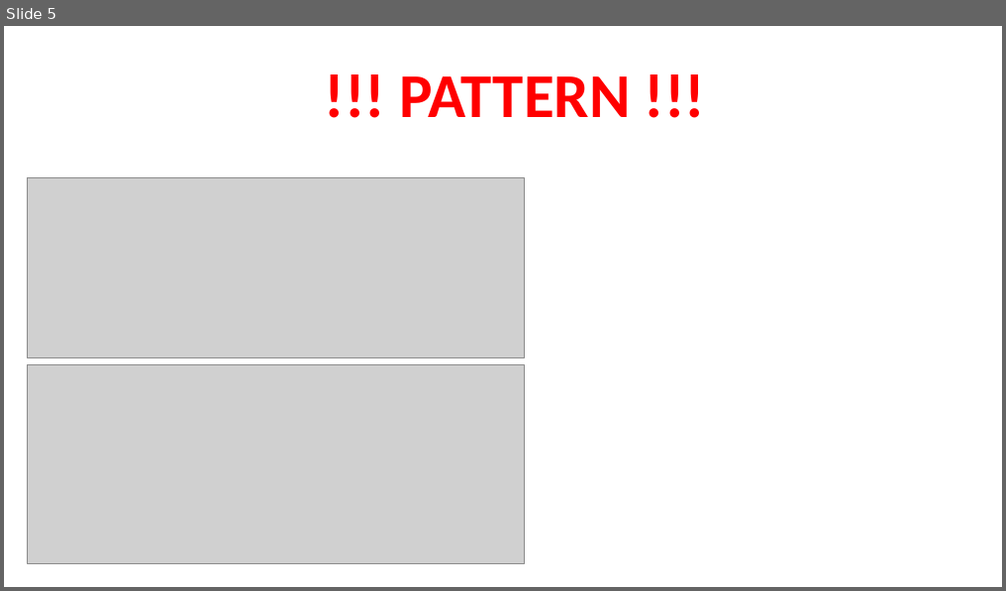
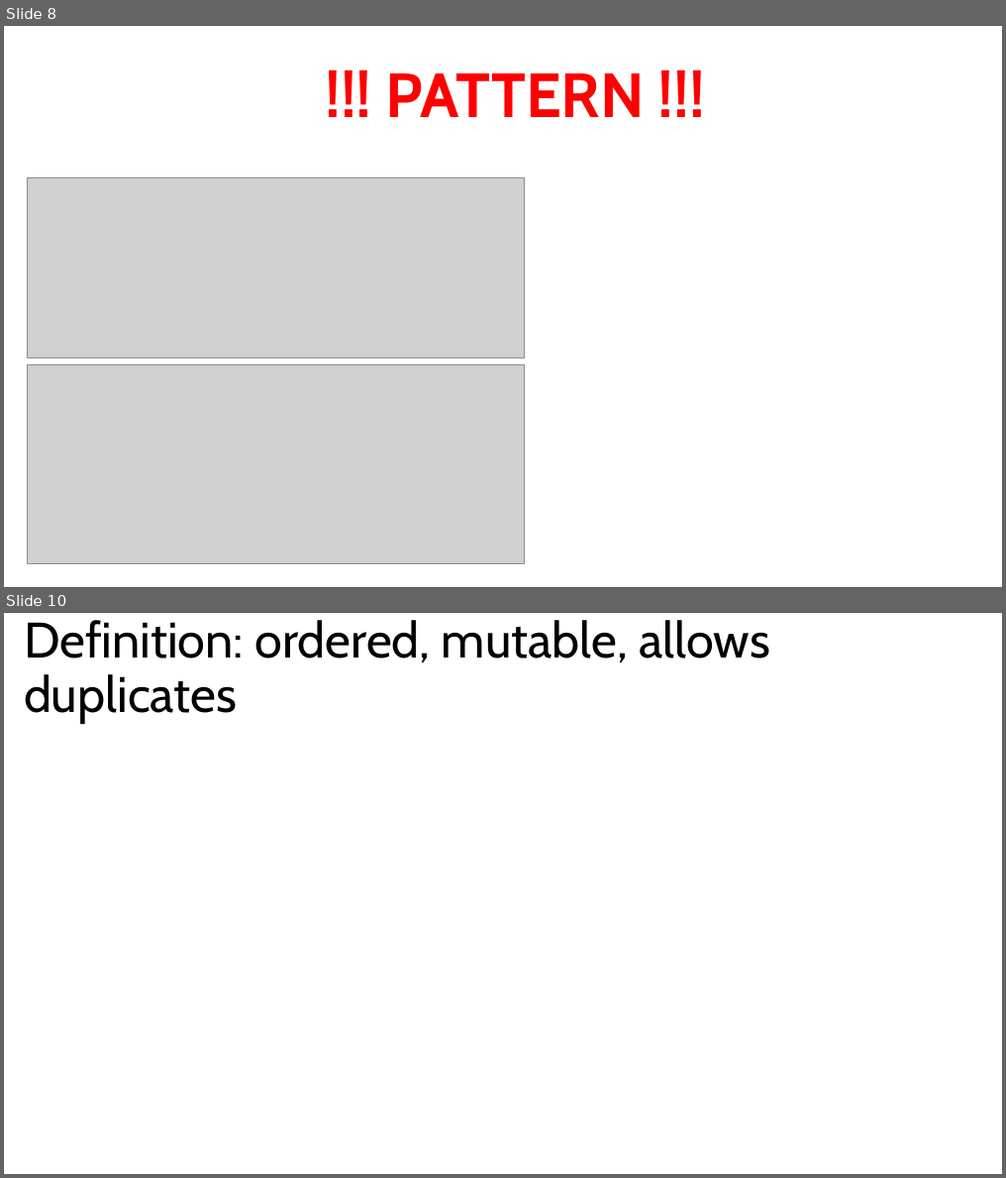
Before and after one commit to Chenct-jonathan/25ss_PyLab, a slide deck: slides/Python_Workshop_9.pptx. Shown one above the other, each under a label of ours: slide 5 before the commit, slides 8 and 10 after it; the slides between them are not shown. The pictures are 1006x591 and 1006x1178 pixels, drawn with LibreOffice and Linux fonts; fonts in the diff are those of the drawing; grey boxes stand for pictures. Boxes give left, top, right and bottom in pixels: in the first picture for what was removed or moved away, otherwise in the second. Text is boxed around its words. In the diff, an @@ line names an element or a change of style, - is before the commit and + after.

```diff
--- a/slides/Python_Workshop_9.pptx
+++ b/slides/Python_Workshop_9.pptx
@@ slide 10 added at (4,613,1002,1174), background #FFFFFF @@
@@ title added at (24,620,770,723), 48 pt, text #000000 @@
+Definition: ordered, mutable, allows duplicates
@@ what was slide 5 is now slide 8 @@
@@ slide 8 changed as well @@
@@ title "!!! PATTERN !!!" at (386,74,645,117): font Calibri to Cabin @@
```
Also in this commit, not shown: 4 other slides changed, 7 other slides added.
